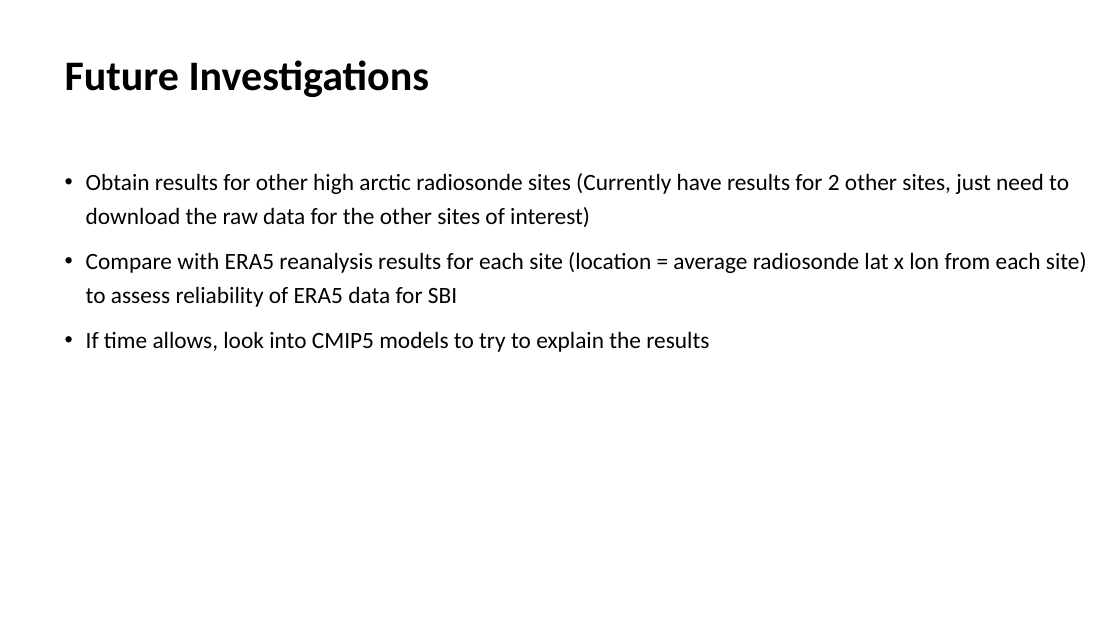
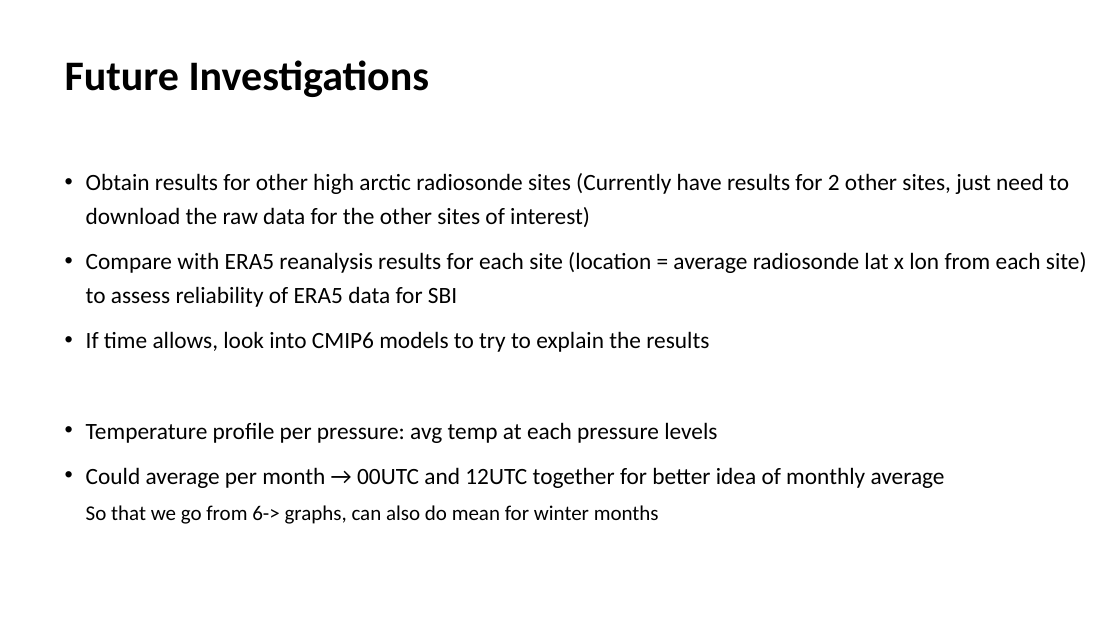
Before and after one commit to LDFeng689/Arctic-Climat, a slide deck: slide 9 of ArcticSBI_Results_DefengLu.pptx. Drawn at 1120x630 pixels with LibreOffice and Linux fonts; fonts in the diff are those of the drawing. Boxes give left, top, right and bottom in pixels: in the first picture for what was removed or moved away, otherwise in the second. Text is boxed around its words. In the diff, an @@ line names an element or a change of style, - is before the commit and + after.

```diff
--- a/ArcticSBI_Results_DefengLu.pptx
+++ b/ArcticSBI_Results_DefengLu.pptx
@@ text at [86,331,945,524]: text changed @@
-• If time allows, look into CMIP5 models to try to explain the results
+• If time allows, look into CMIP6 models to try to explain the results
+• Temperature profile per pressure: avg temp at each pressure levels
+• Could average per month → 00UTC and 12UTC together for better idea of monthly average
+  So that we go from 6-> graphs, can also do mean for winter months
```
Also in this commit, not shown: 6 other files.
